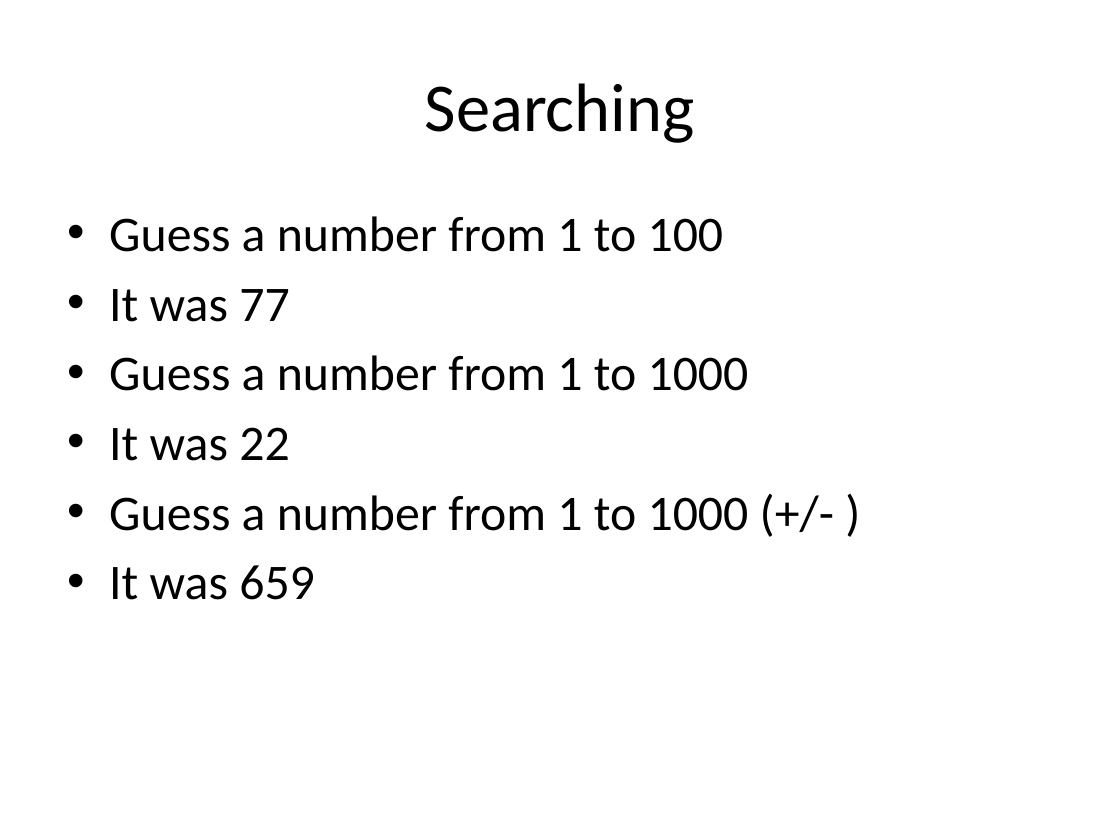
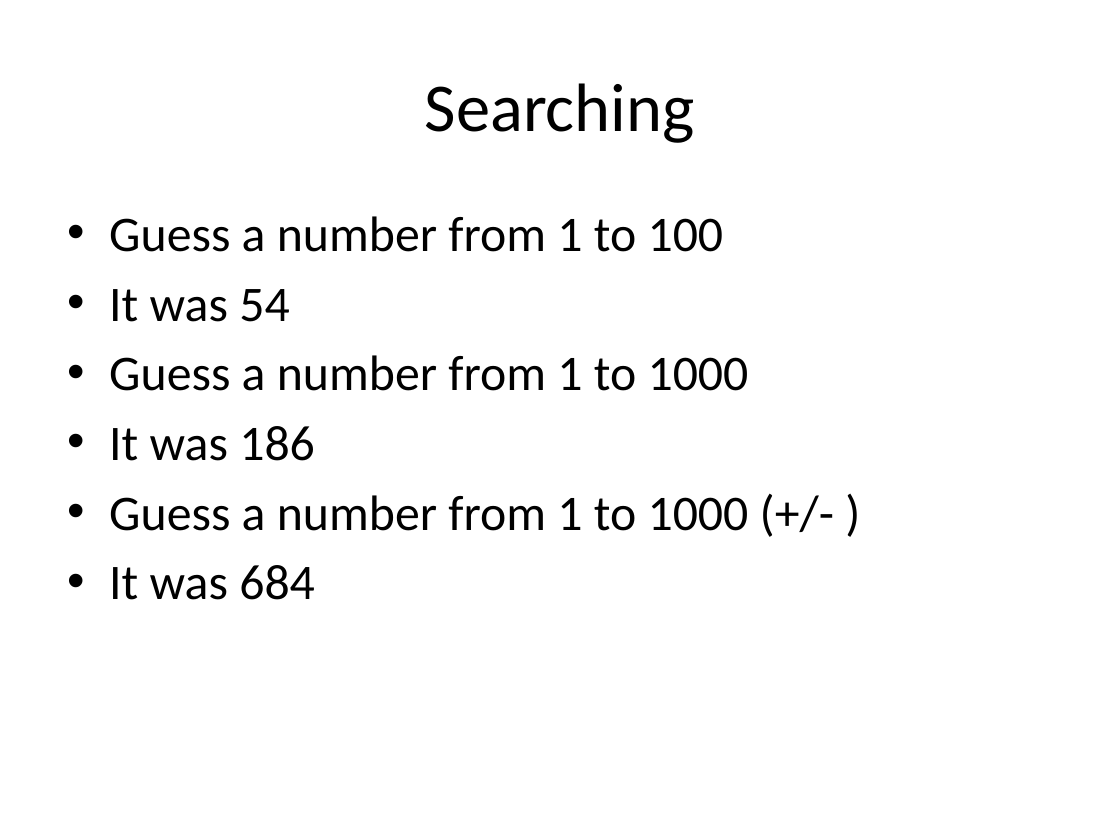
Before and after one commit to RHIT-CSSE/csse220, a slide deck: slide 2 of ClassMaterials/Sorting/Slides/Part3-BinarySearch.pptx (slide 1 before the commit). Drawn at 1120x840 pixels with LibreOffice and Linux fonts; fonts in the diff are those of the drawing. Boxes give left, top, right and bottom in pixels: in the first picture for what was removed or moved away, otherwise in the second. Text is boxed around its words. In the diff, an @@ line names an element or a change of style, - is before the commit and + after.

```diff
--- a/ClassMaterials/Sorting/Slides/Part3-BinarySearch.pptx
+++ b/ClassMaterials/Sorting/Slides/Part3-BinarySearch.pptx
@@ text at box(109, 289, 289, 322): text changed @@
-• It was 77
+• It was 54
@@ text at box(109, 426, 315, 461): text changed @@
-• It was 22
+• It was 186
@@ text at box(109, 565, 315, 600): text changed @@
-• It was 659
+• It was 684
```
Also in this commit, not shown: 1 slide added, 8 other files.
